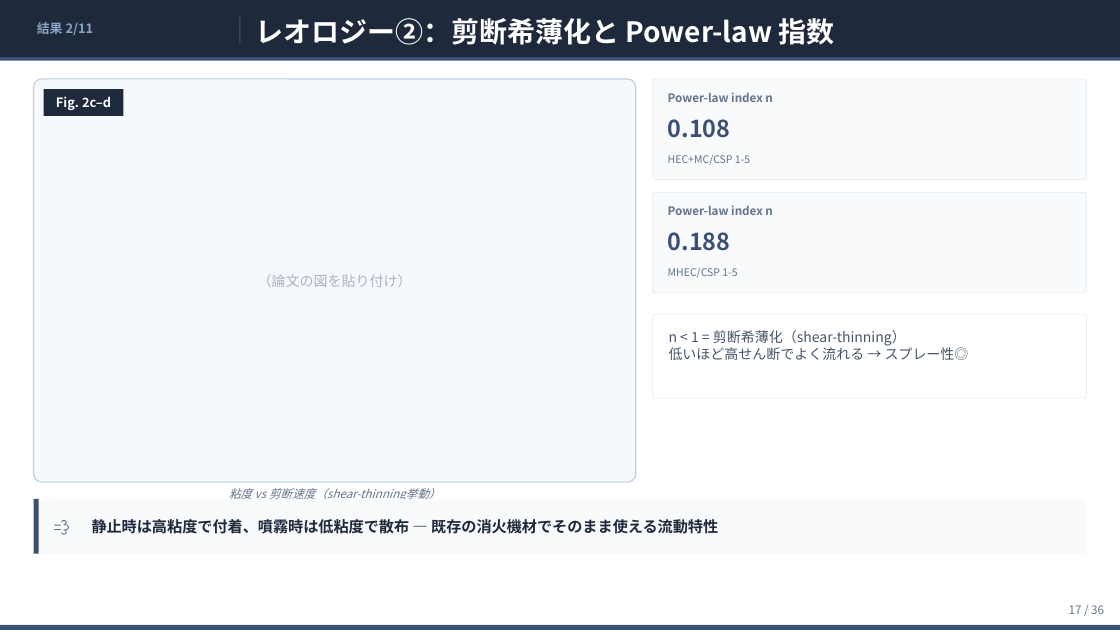
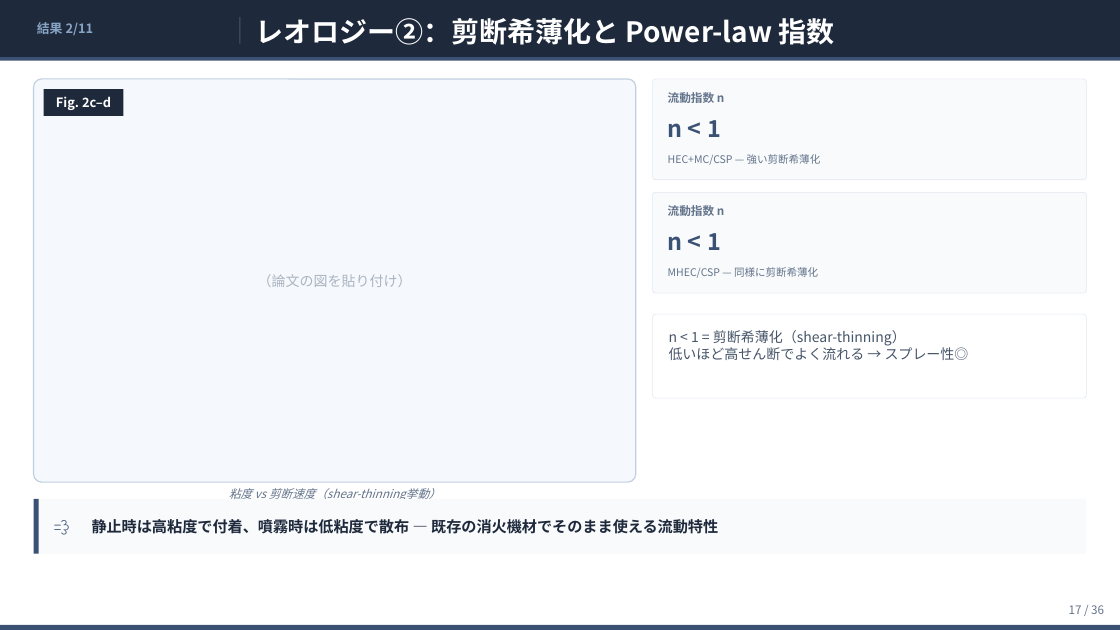
Before and after one commit to ytaisei0525-design/my-first-claude, a slide deck: slide 17 of slides.pptx. Drawn at 1120x630 pixels with LibreOffice and Linux fonts; fonts in the diff are those of the drawing. Boxes give left, top, right and bottom in pixels: in the first picture for what was removed or moved away, otherwise in the second. Text is boxed around its words. In the diff, an @@ line names an element or a change of style, - is before the commit and + after.

```diff
--- a/slides.pptx
+++ b/slides.pptx
@@ text at [668,92,724,103]: text changed @@
-Power-law index n
+流動指数 n
@@ text at [668,120,721,137]: text changed @@
-0.108
+n < 1
@@ text at [668,154,821,165]: text changed @@
-HEC+MC/CSP 1-5
+HEC+MC/CSP — 強い剪断希薄化
@@ text at [668,205,724,216]: text changed @@
-Power-law index n
+流動指数 n
@@ text at [668,233,721,250]: text changed @@
-0.188
+n < 1
@@ text at [668,267,818,278]: text changed @@
-MHEC/CSP 1-5
+MHEC/CSP — 同様に剪断希薄化
```
Also in this commit, not shown: 15 other slides changed, 1 slide added, 1 slide removed, 1 other file.
